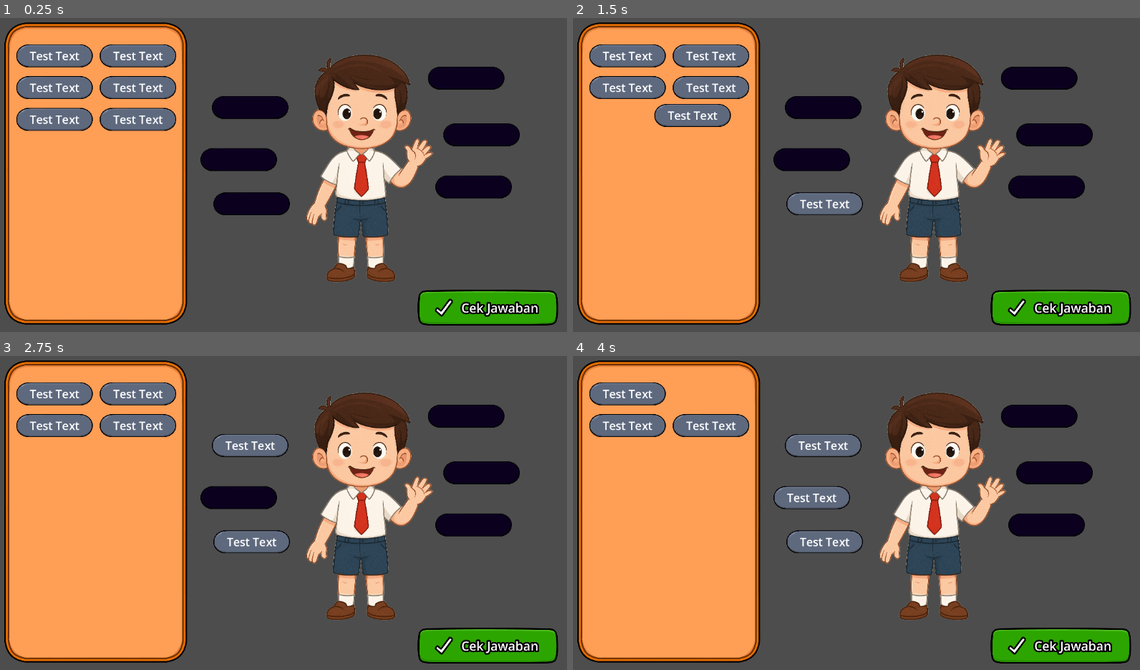
Above: before the commit, frames 1-4 (two rows, left to right).
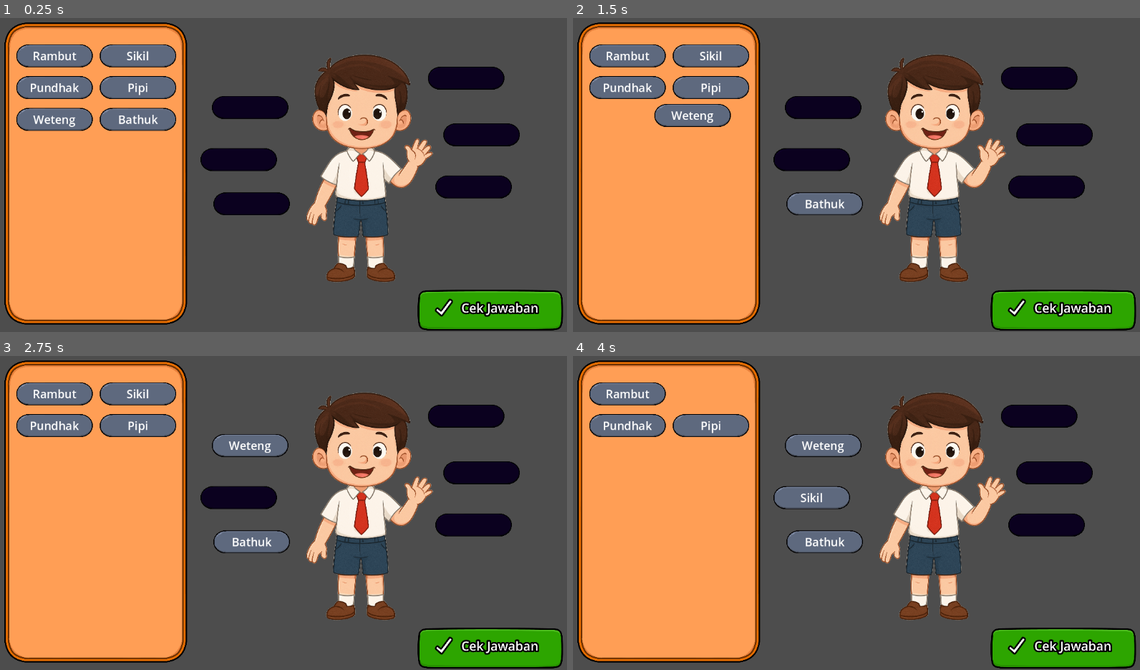
Above: after the commit, the same moments.

Repository: bayufanani/belajar-basa-jawa
Game: Godot game, scene res://main.tscn
The game is run twice, just before and just after one commit, with the same random seed, the same clock (stepped at 60 frames per second) and the same inputs.
Inputs (mouse positions are in pixels of both pictures, inside the frame that each line leads up to):
- Up to frame 1 (0.25 s): no input
- Up to frame 2 (1.5 s): tap Enter at 0.5 s; drag from (709, 118) to (822, 203) at 0.52 s; tap Space at 1.25 s; drag from (629, 118) to (822, 105) at 1.27 s
- Up to frame 3 (2.75 s): tap Enter at 2 s; move the mouse to (136, 425) at 2.02 s; click (136, 425) at 2.17 s
- Up to frame 4 (4 s): tap Space at 2.75 s; drag from (629, 425) to (822, 541) at 2.77 s; drag from (709, 393) to (811, 497) at 3.52 s

The runs differ from the first frame. In frame 1, 1.5% of the frame differs, in the area x 5-100%, y 10-100%; in frame 2, 1.5%; in frame 3, 1.5%; in frame 4, 1.5%.

Commit message:
add text and value

Diff:
--- a/dragable.gd
+++ b/dragable.gd
@@ -9,11 +9,10 @@
 	set(value):
 		label_text = value
 		$Label.text = value
-	get():
-		return $Label.text
 
 func _ready() -> void:
 	original_position = position
+	$Label.text = label_text
 
 func _on_input_event(viewport: Node, event: InputEvent, shape_idx: int) -> void:
 	if event is InputEventMouseButton and event.button_index == MOUSE_BUTTON_LEFT:
@@ -38,9 +37,7 @@
 
 func animate_back_to_original_place():
 	tweening("global_position", original_position)
-	if dropzone!=null:
-		dropzone.occupied_by = null
-		dropzone = null
+	dropzone = null
 
 func tweening(property, destination):
 	var tween = create_tween()
--- a/main.gd
+++ b/main.gd
@@ -4,11 +4,8 @@
 	var jawaban_benar = 0;
 	var dragables = $Dragables.get_children()
 	for i:Area2D in dragables:
-		#if i.dropzone!=null and i.dropzone.occupied_by !=null and i.dropzone.dropzone_name == i.dropzone.occupied_by.dragable_name:
 		if i.dropzone!=null and i.dropzone.dropzone_name == i.dragable_name:
 			jawaban_benar += 1
-			print(i.dropzone.dropzone_name+"=="+i.dragable_name)
 
-	print(str(jawaban_benar)+"/"+str(dragables.size()))
 	$Score.visible = true
 	$Score.tampilkan_nilai(jawaban_benar, dragables.size())
--- a/main.tscn
+++ b/main.tscn
@@ -69,23 +69,45 @@
 
 [node name="Dragable" parent="Dragables" instance=ExtResource("3_mf3m2")]
 position = Vector2(-288, -104)
+dragable_name = "bathuk"
+label_text = "Bathuk"
 
 [node name="Dragable2" parent="Dragables" instance=ExtResource("3_mf3m2")]
 position = Vector2(-456, -104)
+dragable_name = "weteng"
+label_text = "Weteng"
 
 [node name="Dragable3" parent="Dragables" instance=ExtResource("3_mf3m2")]
 position = Vector2(-288, -168)
+dragable_name = "pipi"
+label_text = "Pipi"
 
 [node name="Dragable4" parent="Dragables" instance=ExtResource("3_mf3m2")]
 position = Vector2(-456, -168)
+dragable_name = "pundhak"
+label_text = "Pundhak"
 
 [node name="Dragable5" parent="Dragables" instance=ExtResource("3_mf3m2")]
 position = Vector2(-288, -232)
+dragable_name = "sikil"
+label_text = "Sikil"
 
 [node name="Dragable6" parent="Dragables" instance=ExtResource("3_mf3m2")]
 position = Vector2(-456, -232)
+dragable_name = "rambut"
+label_text = "Rambut"
 
-[node name="NinePatchRect" type="NinePatchRect" parent="."]
+[node name="Score" parent="." instance=ExtResource("9_g6hnf")]
+visible = false
+
+[node name="Control" type="Control" parent="."]
+layout_mode = 3
+anchors_preset = 0
+offset_right = 40.0
+offset_bottom = 40.0
+
+[node name="NinePatchRect" type="NinePatchRect" parent="Control"]
+layout_mode = 1
 anchors_preset = 15
 anchor_right = 1.0
 anchor_bottom = 1.0
@@ -105,7 +127,7 @@
 patch_margin_bottom = 83
 script = ExtResource("6_p2bua")
 
-[node name="TextureRect" type="TextureRect" parent="NinePatchRect"]
+[node name="TextureRect" type="TextureRect" parent="Control/NinePatchRect"]
 layout_mode = 0
 offset_left = 140.0
 offset_top = 72.0
@@ -113,7 +135,7 @@
 offset_bottom = 215.0
 texture = ExtResource("6_guugd")
 
-[node name="Label" type="Label" parent="NinePatchRect"]
+[node name="Label" type="Label" parent="Control/NinePatchRect"]
 layout_mode = 0
 offset_left = 352.0
 offset_top = 76.0
@@ -122,7 +144,4 @@
 text = "Cek Jawaban"
 label_settings = SubResource("LabelSettings_bg0cp")
 
-[node name="Score" parent="." instance=ExtResource("9_g6hnf")]
-visible = false
-
-[connection signal="gui_input" from="NinePatchRect" to="NinePatchRect" method="_on_nine_patch_rect_gui_input"]
+[connection signal="gui_input" from="Control/NinePatchRect" to="Control/NinePatchRect" method="_on_nine_patch_rect_gui_input"]
